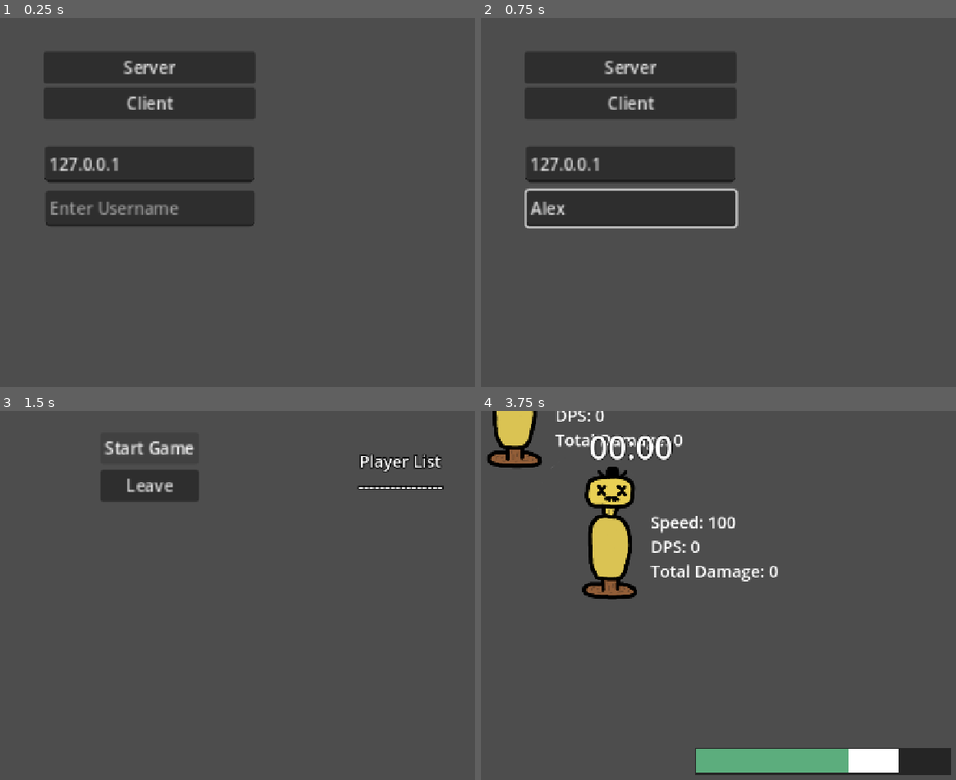
Above: before the commit, frames 1-4 (two rows, left to right).
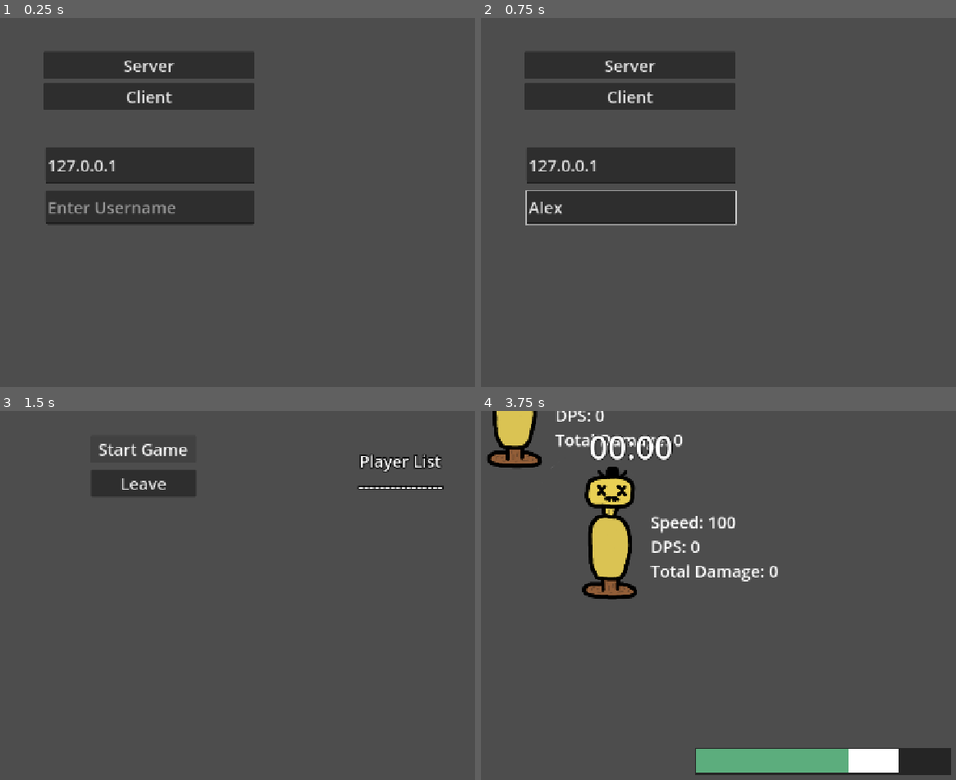
Above: after the commit, the same moments.

Repository: YummyBerry1108/P.A.L
Game: Godot game, scene res://scenes/menu.tscn
Two runs of this game, one before a commit and one after it. Both use one fixed random seed, a clock stepped at 60 frames per second and the inputs below.
Inputs (mouse positions are in pixels of both pictures, inside the frame that each line leads up to):
- Up to frame 1 (0.25 s): no input
- Up to frame 2 (0.75 s): click (633, 209) at 0.52 s; type "Alex" at 0.6 s
- Up to frame 3 (1.5 s): click "Server" at 1.25 s
- Up to frame 4 (3.75 s): click "Leave" at 2 s; click "Client" at 2.75 s; click "Start Game" at 3.5 s

The runs differ from the first frame. In frame 1, 3.7% of the frame differs, in the area x 9-54%, y 10-57%; in frame 2, 4.1%, in the area x 9-55%, y 10-58%; in frame 3, 1.1%; in frame 4, nothing differs.

Commit message:
improve UI, change from scale to font size

Diff:
--- a/scenes/lobby.tscn
+++ b/scenes/lobby.tscn
@@ -24,12 +24,12 @@
 anchors_preset = 5
 anchor_left = 0.5
 anchor_right = 0.5
-offset_left = 544.0
-offset_top = 41.0
-offset_right = 640.0
-offset_bottom = 72.0
+offset_left = 525.0
+offset_top = 47.0
+offset_right = 731.0
+offset_bottom = 100.0
 grow_horizontal = 2
-scale = Vector2(2, 2)
+theme_override_font_sizes/font_size = 32
 text = "Start Game"
 
 [node name="LeaveLobby" type="Button" parent="."]
@@ -37,12 +37,12 @@
 anchors_preset = 5
 anchor_left = 0.5
 anchor_right = 0.5
-offset_left = 544.0
+offset_left = 526.0
 offset_top = 114.0
-offset_right = 640.0
-offset_bottom = 145.0
+offset_right = 731.0
+offset_bottom = 167.0
 grow_horizontal = 2
-scale = Vector2(2, 2)
+theme_override_font_sizes/font_size = 32
 text = "Leave"
 
 [connection signal="button_down" from="StartGame" to="." method="_start_game"]
--- a/scenes/menu.tscn
+++ b/scenes/menu.tscn
@@ -17,24 +17,28 @@
 anchor_right = 1.0
 offset_left = -207.0
 offset_top = 65.0
-offset_bottom = 131.0
+offset_right = 205.0
+offset_bottom = 175.0
 grow_horizontal = 0
-scale = Vector2(2, 2)
+theme_override_constants/separation = 8
 
 [node name="Server" type="Button" parent="VBoxContainer"]
 layout_mode = 2
+theme_override_font_sizes/font_size = 32
 text = "Server"
 
 [node name="Client" type="Button" parent="VBoxContainer"]
 layout_mode = 2
+theme_override_font_sizes/font_size = 32
 text = "Client"
 
 [node name="IP" type="LineEdit" parent="."]
 layout_mode = 0
-offset_left = -204.0
-offset_top = 250.0
-offset_bottom = 285.0
-scale = Vector2(2, 2)
+offset_left = -203.0
+offset_top = 252.0
+offset_right = 205.0
+offset_bottom = 322.0
+theme_override_font_sizes/font_size = 32
 text = "127.0.0.1"
 placeholder_text = "Enter IP"
 
@@ -42,9 +46,9 @@
 layout_mode = 0
 offset_left = -203.0
 offset_top = 336.0
-offset_right = 1.0
-offset_bottom = 371.0
-scale = Vector2(2, 2)
+offset_right = 205.0
+offset_bottom = 402.0
+theme_override_font_sizes/font_size = 32
 placeholder_text = "Enter Username"
 
 [connection signal="button_down" from="VBoxContainer/Server" to="." method="_on_server_button_down"]
--- a/scenes/player/player.tscn
+++ b/scenes/player/player.tscn
@@ -70,6 +70,7 @@
 shape = SubResource("CapsuleShape2D_qlg0r")
 
 [node name="InvincibilityTimer" type="Timer" parent="HurtBox"]
+wait_time = 0.5
 
 [node name="Behaviors" type="Node2D" parent="."]
 
--- a/scripts/main.gd
+++ b/scripts/main.gd
@@ -130,6 +130,6 @@
 		_add_player_node(player_id)
 		player_amount += 1
 
-	spawn_enemy("rabbit", 1)
-	spawn_enemy("rock", 1)
-	spawn_enemy("snail", 1)
+	spawn_enemy("rabbit", 10)
+	spawn_enemy("rock", 10)
+	spawn_enemy("snail", 10)
